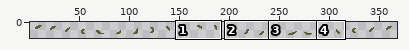
One commit to this sprite sheet: Assets/Sprites/BaseTile/Folha_Anim.gif. The picture above shows the old version from afar; the outline marks the close-up.
Close-up. Before:
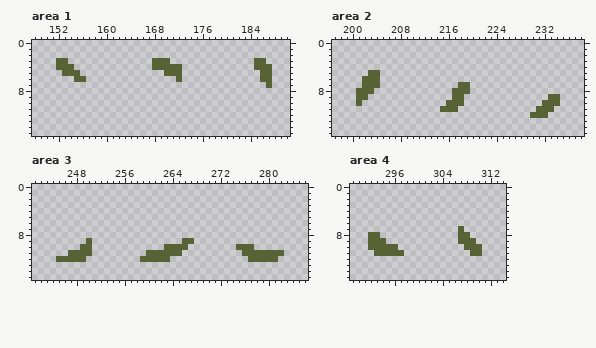
The file is 368x16 pixels. Shown: area 1: x 148..190, y 0..15; area 2: x 197..238, y 0..15; area 3: x 241..286, y 0..15; area 4: x 289..314, y 0..15. The wide view leaves out empty margins. The commit also changed other parts of the picture, which this record leaves out.
Once edited:
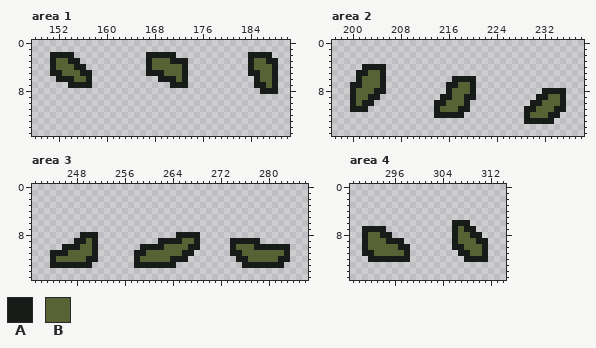
Palette (. is transparent): A #181c19  B #586335
From old to new:
Changed rows in their new state; - is an unchanged pixel.
Area 1:
first column x 151:
 2 AAAA------------AAAAA------------AAAA-
 3 A--AA-----------A---AAA----------A--AA
 4 A---AA----------A-----A----------A---A
 5 AA---AA---------AAA---A----------AA--A
 6 -AAA--A-----------AAA-A-----------A--A
 7 ---AAAA-------------AAA-----------AA-A
 8 -----------------------------------AAA
Area 2:
first column x 200:
 4 --AAAA------------------------------
 5 -AA--A------------------------------
 6 -A---A-----------AAAA---------------
 7 AA---A----------AA--A---------------
 8 A---AA----------A---A-----------AAAA
 9 A--AA----------AA--AA----------AA--A
10 A-AA----------AA---A----------AA---A
11 AAA-----------A---AA---------AA---AA
12 --------------AAAAA----------A---AA-
13 -----------------------------AAAAA--
Area 3:
first column x 244:
 8 -----AAA-------------AAAA---------------
 9 ----AA-A----------AAAA--A-----AAAAA-----
10 --AAA--A-------AAAA----AA-----A---AAAAAA
11 AAA----A------AA------AA------AA-------A
12 A-----AA------A-----AAA--------AA-----AA
13 AAAAAAA-------AAAAAAA-----------AAAAAAA-
Area 4:
first column x 291:
 6 ---------------AAA---
 7 AAAA-----------A-AA--
 8 A--AA----------A--AA-
 9 A---AAA--------A---AA
10 A-----AA-------AA---A
11 AA-----A--------AA--A
12 -AAAAAAA---------AAAA
